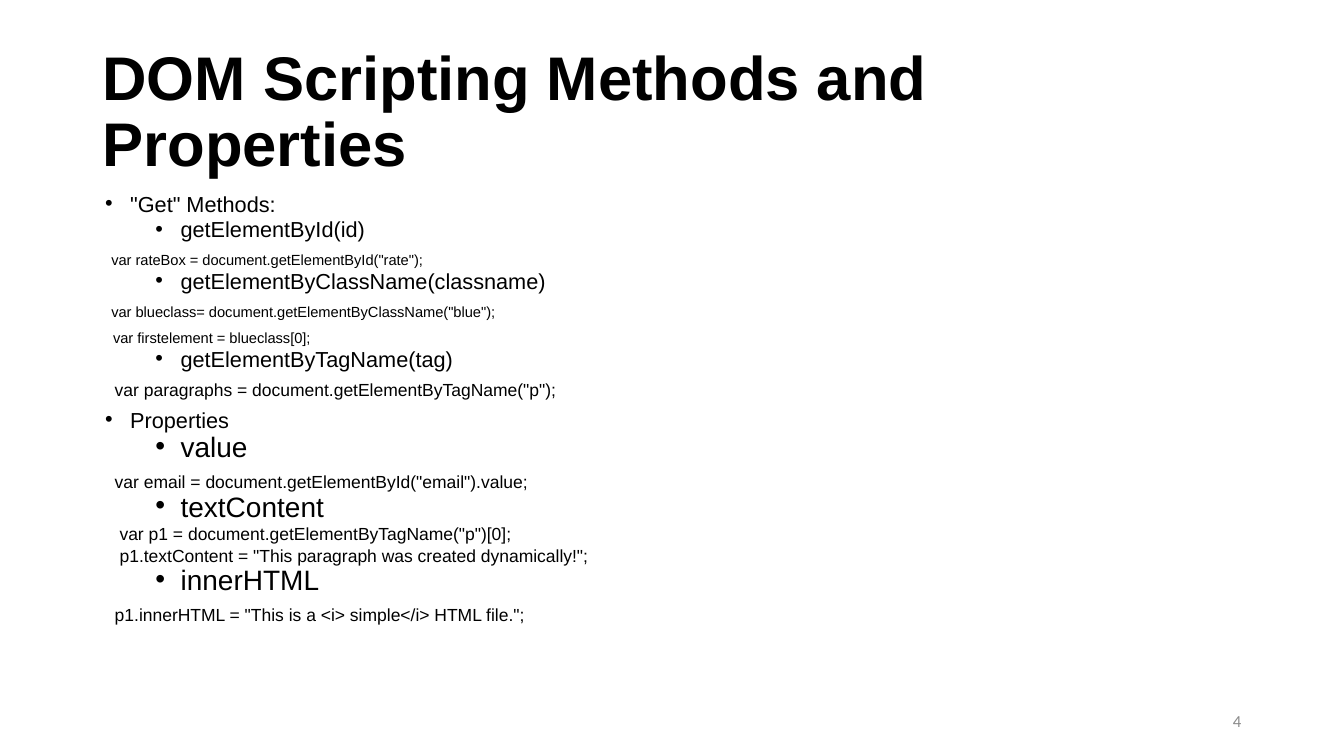
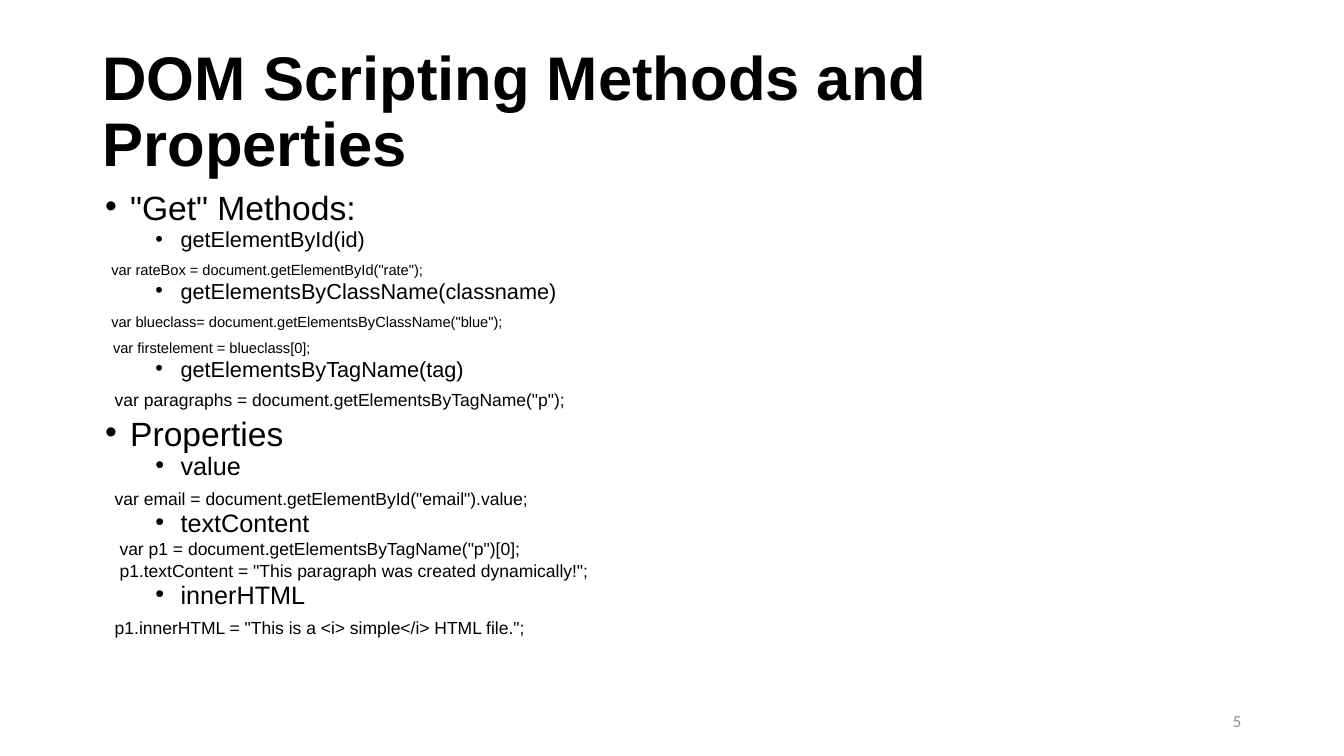
Before and after one commit to postmda/S2019-MDA610, a slide deck: slide 5 of Chapter 3/chapter3.pptx (slide 4 before the commit). Drawn at 1344x756 pixels with LibreOffice and Linux fonts; fonts in the diff are those of the drawing; background and template pictures are left out. Boxes give left, top, right and bottom in pixels: in the first picture for what was removed or moved away, otherwise in the second. Text is boxed around its words. In the diff, an @@ line names an element or a change of style, - is before the commit and + after.

```diff
--- a/Chapter 3/chapter3.pptx
+++ b/Chapter 3/chapter3.pptx
@@ text at (130, 195, 355, 605): size 15.5 to 24 pt in ""Get" Methods:", "Properties"; size 20 to 18 pt in "value", "textContent", "innerHTML" @@
@@ text at (111, 283, 557, 330): text changed @@
-  • getElementByClassName(classname)
-var blueclass= document.getElementByClassName("blue");
+  • getElementsByClassName(classname)
+var blueclass= document.getElementsByClassName("blue");
@@ text at (115, 361, 565, 410): text changed @@
-  • getElementByTagName(tag)
-var paragraphs = document.getElementByTagName("p");
+  • getElementsByTagName(tag)
+var paragraphs = document.getElementsByTagName("p");
@@ text at (120, 542, 520, 559): text changed @@
-  var p1 = document.getElementByTagName("p")[0];
+  var p1 = document.getElementsByTagName("p")[0];
@@ page number at (1233, 716, 1241, 727): text changed @@
-4
+5
```
Also in this commit, not shown: 2 other slides changed, 1 slide added, 5 other files.
